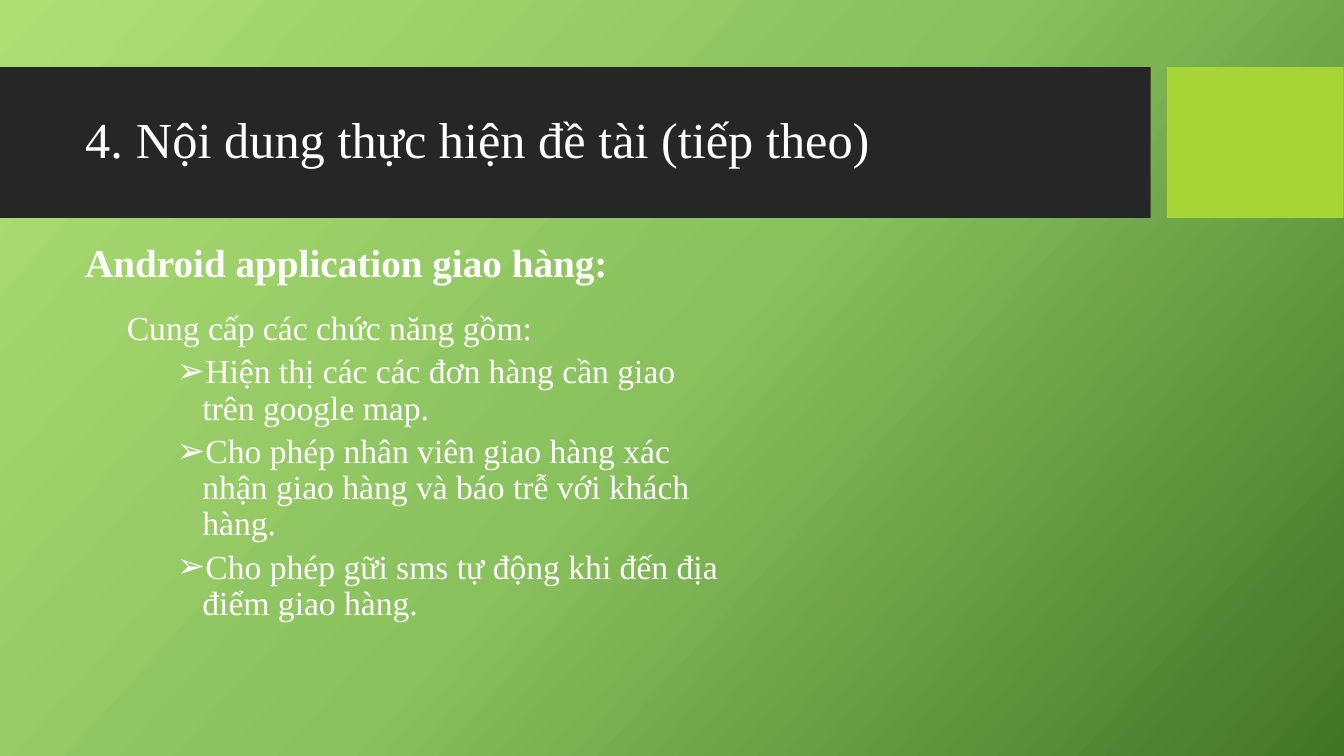
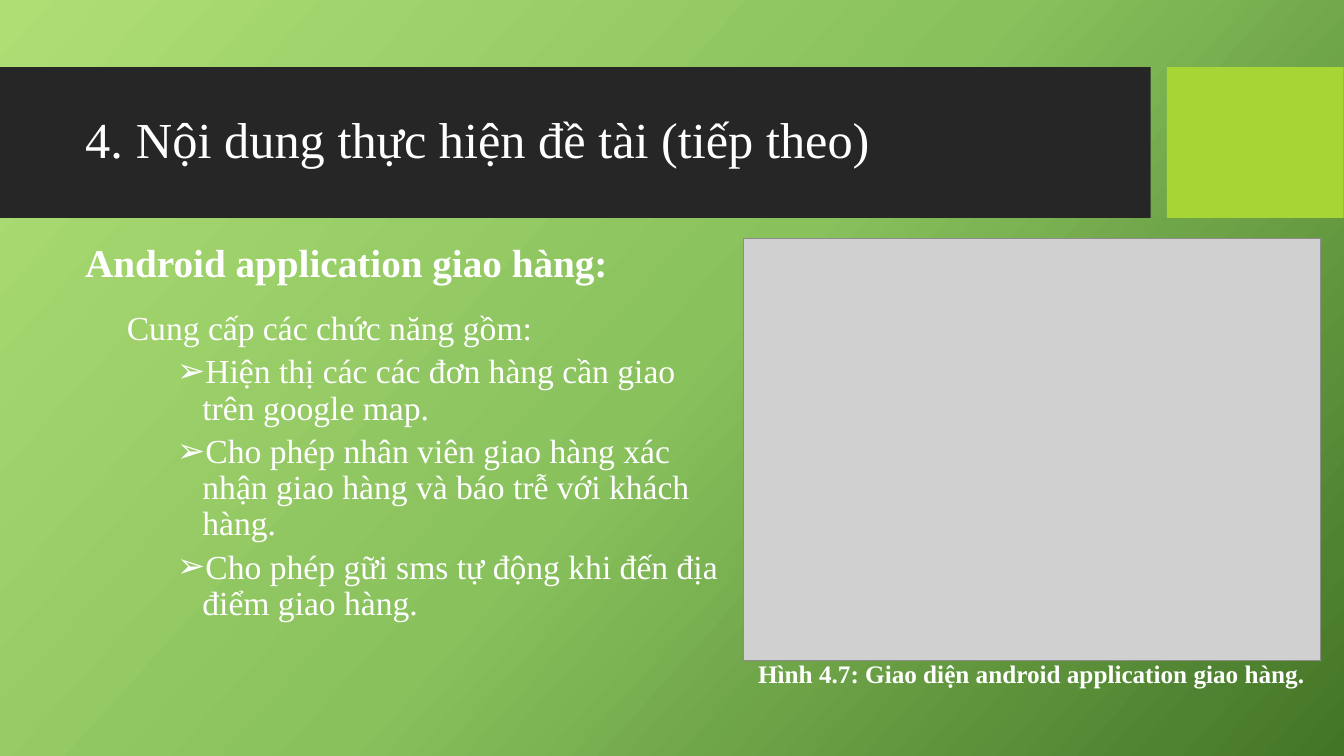
Before and after one commit to mrbadao/ordersys, a slide deck: slide 18 of 04_Documents/10520490_Khoa_Luan_Tot_Nghiep.pptx (slide 20 before the commit). Drawn at 1344x756 pixels with LibreOffice and Linux fonts; fonts in the diff are those of the drawing; grey boxes stand for pictures; background and template pictures are left out. Boxes give left, top, right and bottom in pixels: in the first picture for what was removed or moved away, otherwise in the second. Text is boxed around its words. In the diff, an @@ line names an element or a change of style, - is before the commit and + after.

```diff
--- a/04_Documents/10520490_Khoa_Luan_Tot_Nghiep.pptx
+++ b/04_Documents/10520490_Khoa_Luan_Tot_Nghiep.pptx
@@ picture added at box(743, 239, 1321, 661) @@
@@ text added at box(758, 665, 1305, 689), 18 pt, text #FFFFFF, bold @@
+Hình 4.7: Giao diện android application giao hàng.
```
Also in this commit, not shown: 3 other slides changed, 2 slides removed.
